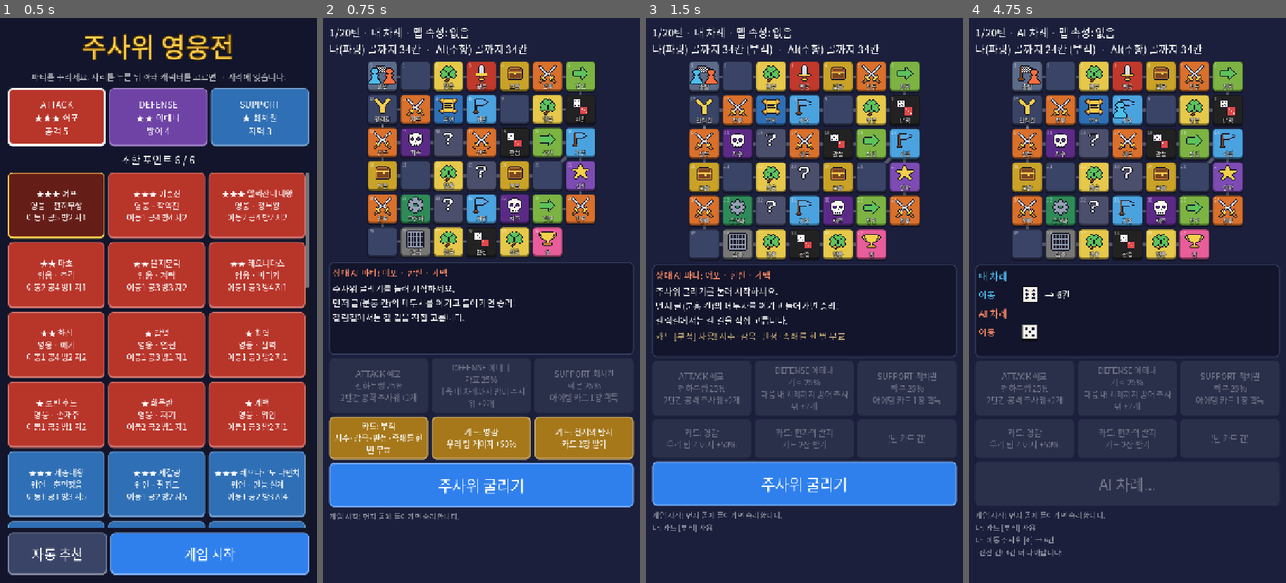
Above: before the commit, frames 1-4 (left to right).
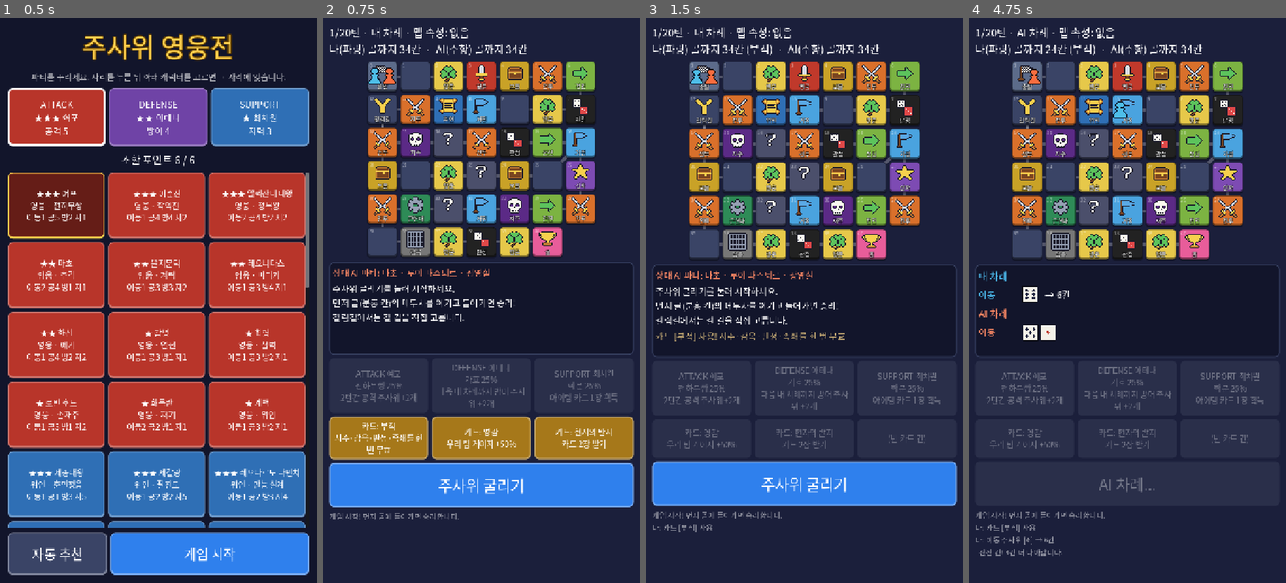
Above: after the commit, the same moments.

Repository: donto333/dice-heroes
Game: Godot game, scene res://scenes/main.tscn
The game is run twice, just before and just after one commit, with the same random seed, the same clock (stepped at 60 frames per second) and the same inputs.
Inputs (mouse positions are in pixels of both pictures, inside the frame that each line leads up to):
- Up to frame 1 (0.5 s): no input
- Up to frame 2 (0.75 s): click "게임 시작" at 0.5 s
- Up to frame 3 (1.5 s): click "카드: 부적 저주·감옥·판정·족쇄를 한 번 무효" at 1.25 s
- Up to frame 4 (4.75 s): click "주사위 굴리기" at 2 s; move the mouse to (1197, 272) at 2.77 s; click (1197, 272) at 2.92 s; move the mouse to (1064, 328) at 3.52 s; click (1064, 328) at 3.67 s; tap Enter at 4.25 s; move the mouse to (1159, 176) at 4.27 s; click (1159, 176) at 4.42 s

Frame 1 is identical in both runs. In frame 2, 0.2% of the frame differs, in the area x 18-53%, y 44-46%; in frame 3, 0.2%, in the area x 18-53%, y 44-47%; in frame 4, 0.2%.

Commit message:
AI가 자리 배치까지 따져 파티를 고르게
조합 12개를 뽑아 자리별 점수가 가장 높은 배치를 쓴다.
공격 주사위가 약한 캐릭터가 ATTACK에 앉아 지는 일이 줄어 밸런스 통계도 정확해진다.

Co-Authored-By: Claude Opus 5.5 <noreply@anthropic.com>
Claude-Session: https://claude.ai/code/session_01JPWR7cTXQrxTawoDohtR95

Diff:
--- a/scripts/rules/ai.gd
+++ b/scripts/rules/ai.gd
@@ -59,30 +59,58 @@
 	return true
 
 
-## AI 파티를 고른다. 포인트 제한 안에서 무작위로 세 명을 뽑고,
-## 공격이 가장 높은 캐릭터를 ATTACK, 남은 중 방어가 높은 쪽을 DEFENSE, 나머지를 SUPPORT에 앉힌다.
+## AI 파티를 고른다. 포인트 제한 안의 조합을 무작위로 여러 개 뽑아,
+## 자리 배치까지 따져 가장 점수가 높은 조합을 쓴다. 매번 뽑는 조합이 달라서 상대가 다양하다.
+const PARTY_SAMPLES := 12
+
 static func pick_party(characters: Array, point_limit: int, rng: RandomNumberGenerator) -> Dictionary:
-	# 캐릭터가 많아 모든 조합을 만들면 느리므로, 무작위로 뽑아 조건에 맞을 때까지 다시 뽑는다.
-	# 너무 약한 조합은 빼고, 포인트를 거의 다 쓰는 조합만 쓴다.
 	var count := characters.size()
 	if count < 3:
 		return {}
-	var trio: Array = []
+	var best := {}
+	var best_score := -1
+	var found := 0
 	for attempt in 5000:
+		if found >= PARTY_SAMPLES:
+			break
 		var i := rng.randi_range(0, count - 1)
 		var j := rng.randi_range(0, count - 1)
 		var k := rng.randi_range(0, count - 1)
 		if i == j or i == k or j == k:
 			continue
 		var total := int(characters[i]["grade"]) + int(characters[j]["grade"]) + int(characters[k]["grade"])
-		if total <= point_limit and total >= point_limit - 1:
-			trio = [characters[i], characters[j], characters[k]]
-			break
-	if trio.is_empty():
-		return {}
-	trio.sort_custom(func(a, b): return int(a["attack"]) > int(b["attack"]))
-	var attacker: Dictionary = trio.pop_front()
-	trio.sort_custom(func(a, b): return int(a["defense"]) > int(b["defense"]))
-	var defender: Dictionary = trio.pop_front()
-	var supporter: Dictionary = trio.pop_front()
-	return {"attack": attacker["id"], "defense": defender["id"], "support": supporter["id"]}
+		# 너무 약한 조합은 빼고, 포인트를 거의 다 쓰는 조합만 쓴다.
+		if total > point_limit or total < point_limit - 1:
+			continue
+		found += 1
+		var placed := best_placement([characters[i], characters[j], characters[k]])
+		if int(placed["score"]) > best_score:
+			best_score = int(placed["score"])
+			best = placed["party"]
+	return best
+
+
+## 세 명을 자리에 앉히는 6가지 방법 중 점수가 가장 높은 배치.
+static func best_placement(trio: Array) -> Dictionary:
+	var orders := [[0, 1, 2], [0, 2, 1], [1, 0, 2], [1, 2, 0], [2, 0, 1], [2, 1, 0]]
+	var best := {}
+	var best_score := -1
+	for order in orders:
+		var a: Dictionary = trio[order[0]]
+		var d: Dictionary = trio[order[1]]
+		var s: Dictionary = trio[order[2]]
+		var score := slot_score(a, "attack") + slot_score(d, "defense") + slot_score(s, "support")
+		if score > best_score:
+			best_score = score
+			best = {"attack": a["id"], "defense": d["id"], "support": s["id"]}
+	return {"party": best, "score": best_score}
+
+
+## 캐릭터가 그 자리에서 얼마나 쓸모 있는지 대강 매긴 점수.
+static func slot_score(character: Dictionary, slot: String) -> int:
+	match slot:
+		"attack":
+			return int(character["attack"]) * 4 + int(character["move"]) * 3
+		"defense":
+			return int(character["defense"]) * 3
+	return int(character["intellect"]) * 2
